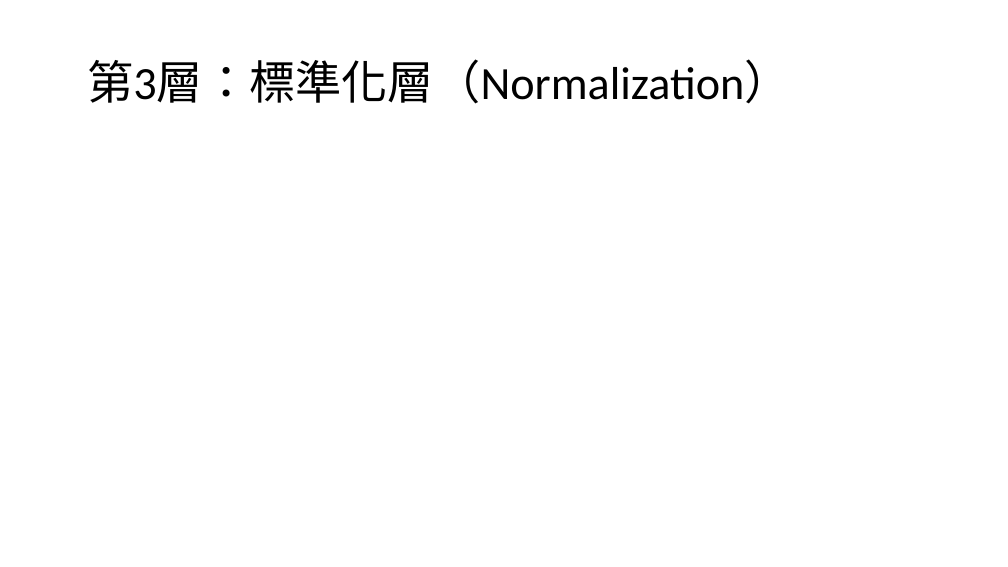
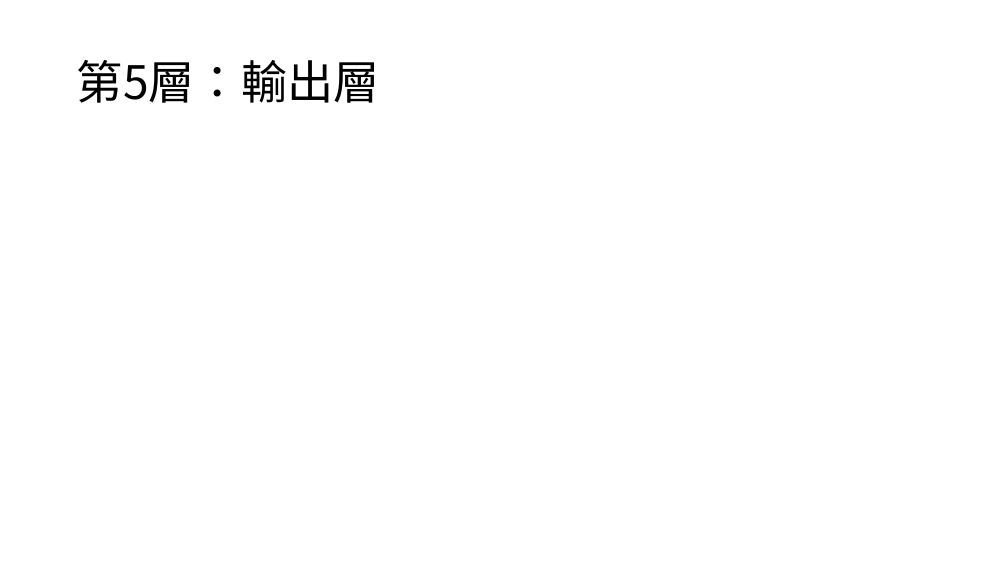
Before and after one commit to hcjohn463/Radar-tracking, a slide deck: slide 10 of 0320.pptx. Drawn at 1008x567 pixels with LibreOffice and Linux fonts; fonts in the diff are those of the drawing; grey boxes stand for pictures. Boxes give left, top, right and bottom in pixels: in the first picture for what was removed or moved away, otherwise in the second. Text is boxed around its words. In the diff, an @@ line names an element or a change of style, - is before the commit and + after.

```diff
--- a/0320.pptx
+++ b/0320.pptx
@@ title at (x1=77, y1=60, x2=380, y2=103): text changed; font Calibri to Noto Sans CJK SC @@
-第3層：標準化層（Normalization）
+第5層：輸出層
```
Also in this commit, not shown: 3 other slides changed, 1 slide added.
